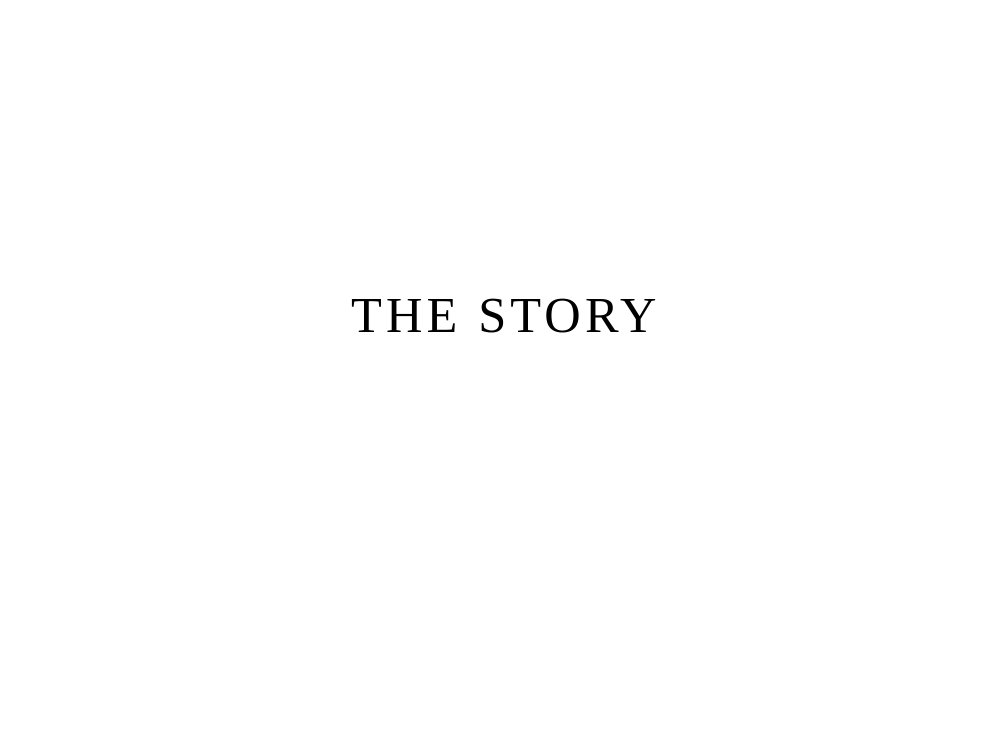
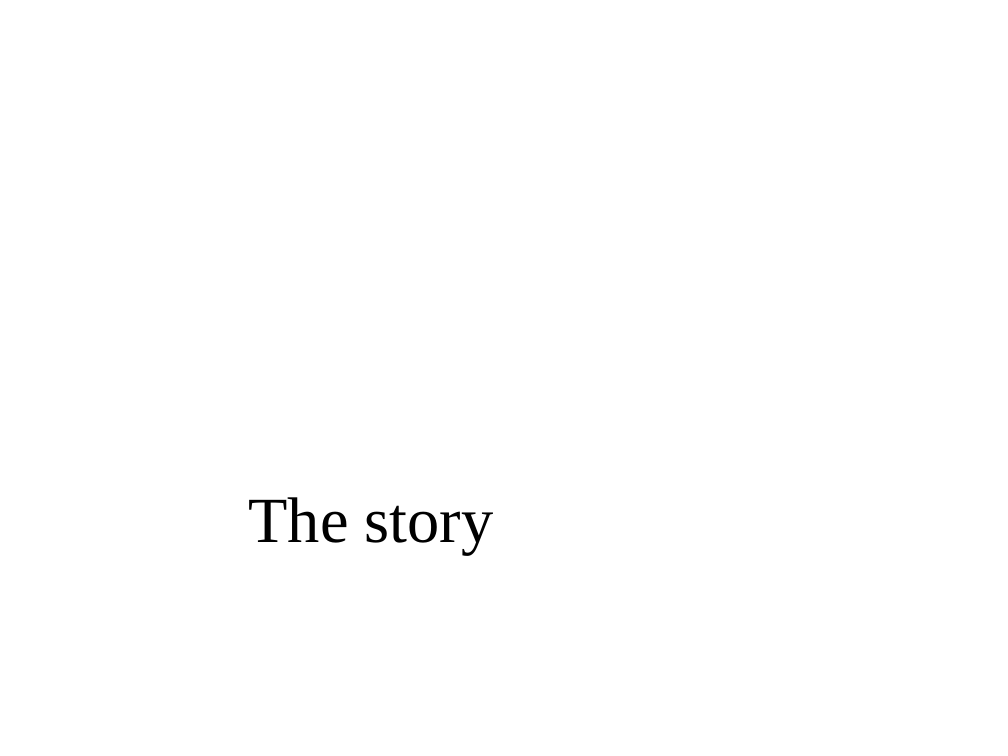
Before and after one commit to charles-tai/theStory, a slide deck: slide 1 of theStory.pptx. Drawn at 1008x756 pixels with LibreOffice and Linux fonts; fonts in the diff are those of the drawing; background and template pictures are left out. Boxes give left, top, right and bottom in pixels: in the first picture for what was removed or moved away, otherwise in the second. Text is boxed around its words. In the diff, an @@ line names an element or a change of style, - is before the commit and + after.

```diff
--- a/theStory.pptx
+++ b/theStory.pptx
@@ title at box(249, 497, 494, 554): text changed; size 36 to 46 pt @@
-THE STORY
+The story
```
Also in this commit, not shown: 2 slides added.
